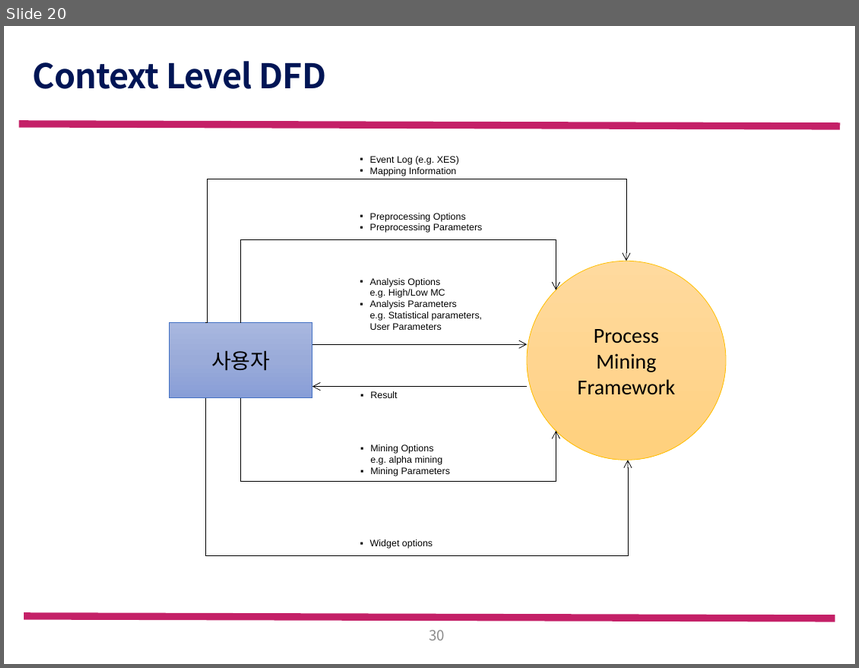
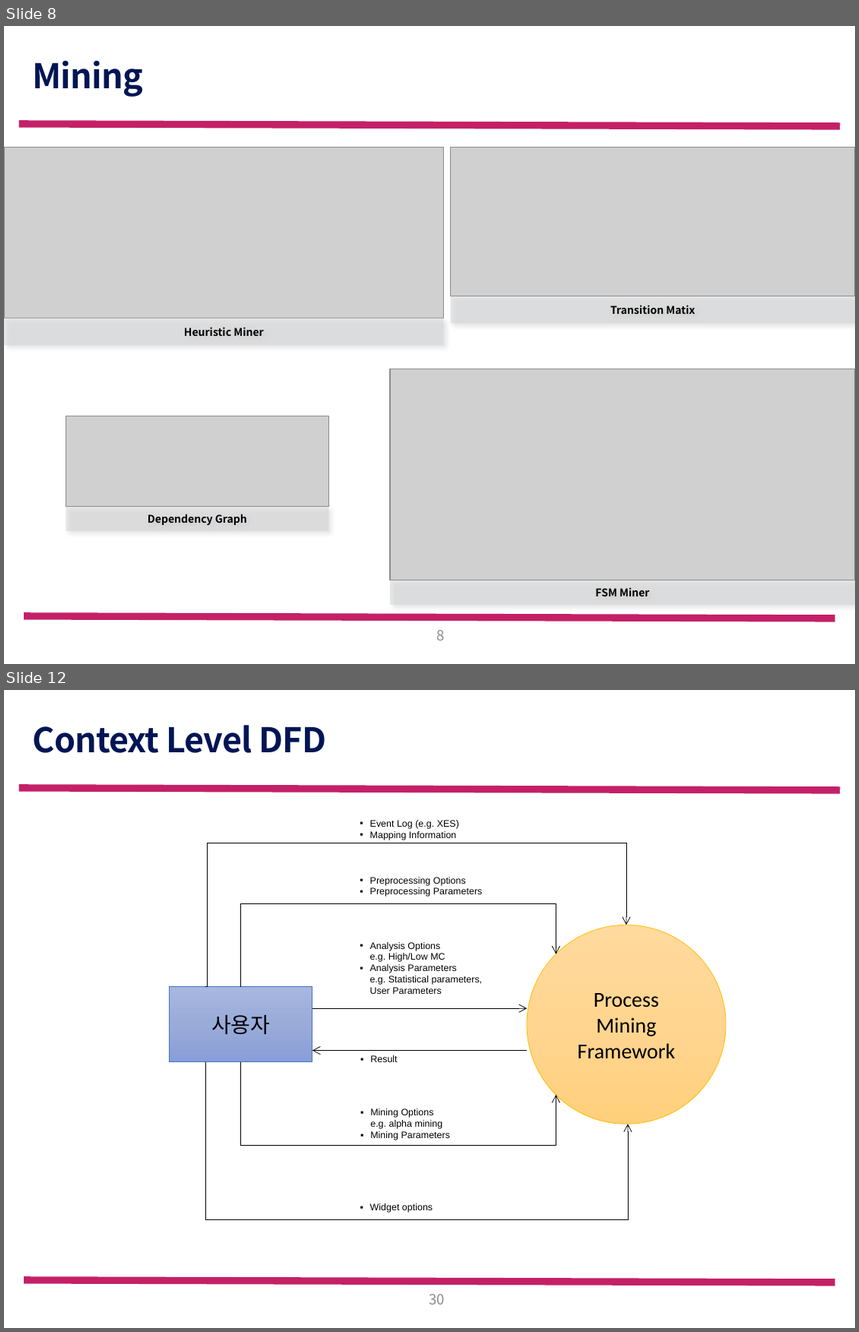
Before and after one commit to amaraletitia/pm19, a slide deck: 설계 자료/FW_system_architecture.pptx. Shown one above the other, each under a label of ours: slide 20 before the commit, slides 8 and 12 after it; the slides between them are not shown. The pictures are 859x668 and 859x1332 pixels, drawn with LibreOffice and Linux fonts; fonts in the diff are those of the drawing; grey boxes stand for pictures; background and template pictures are left out. Boxes give left, top, right and bottom in pixels: in the first picture for what was removed or moved away, otherwise in the second. Text is boxed around its words. In the diff, an @@ line names an element or a change of style, - is before the commit and + after.

```diff
--- a/설계 자료/FW_system_architecture.pptx
+++ b/설계 자료/FW_system_architecture.pptx
@@ slide 8 added at <box>4,26,855,664</box>, background #FFFFFF; not listed: 2 template elements that a slide beside it also shows @@
@@ title added at <box>32,60,143,97</box>, 28.8 pt, text #001555, bold @@
+Mining
@@ picture added at <box>4,147,444,318</box> @@
@@ picture added at <box>451,147,855,296</box> @@
@@ rectangle added at <box>451,296,855,323</box>, fill #D2D3D5 at 50% opacity, 9 pt, text #000000, bold @@
+Transition Matix
@@ rectangle added at <box>4,318,444,345</box>, fill #D2D3D5 at 50% opacity, 9 pt, text #000000, bold @@
+Heuristic Miner
@@ picture added at <box>390,369,855,581</box> @@
@@ picture added at <box>66,417,329,507</box> @@
@@ rectangle added at <box>66,507,329,531</box>, fill #D2D3D5 at 50% opacity, 9 pt, text #000000, bold @@
+Dependency Graph
@@ rectangle added at <box>390,581,855,606</box>, fill #D2D3D5 at 50% opacity, 9 pt, text #000000, bold @@
+FSM Miner
@@ page number added at <box>437,630,445,641</box>, 12 pt, text #8C8C8C @@
+8
@@ what was slide 20 is now slide 12 @@
```
Also in this commit, not shown: 3 slides changed, 5 other slides added, 14 slides removed.
